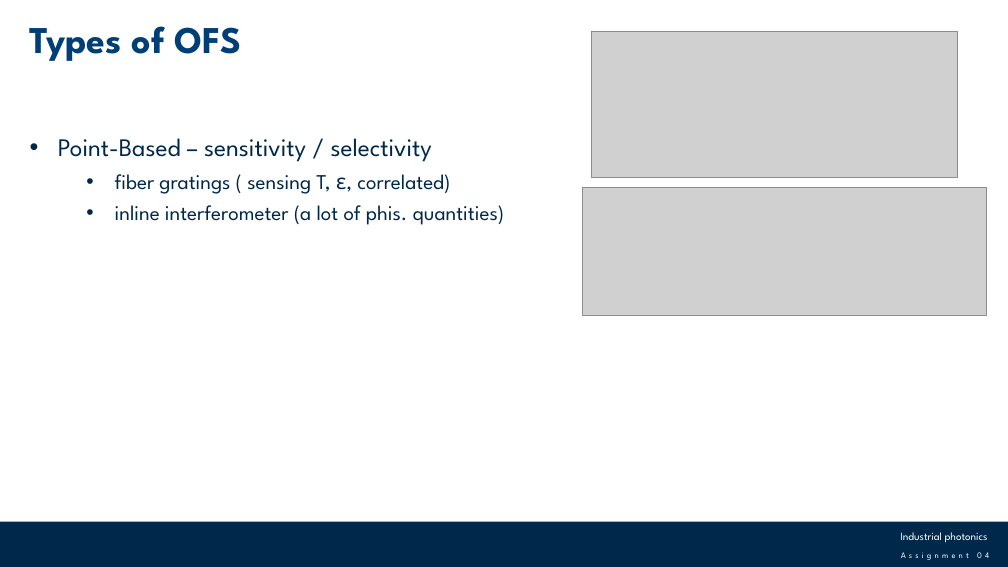
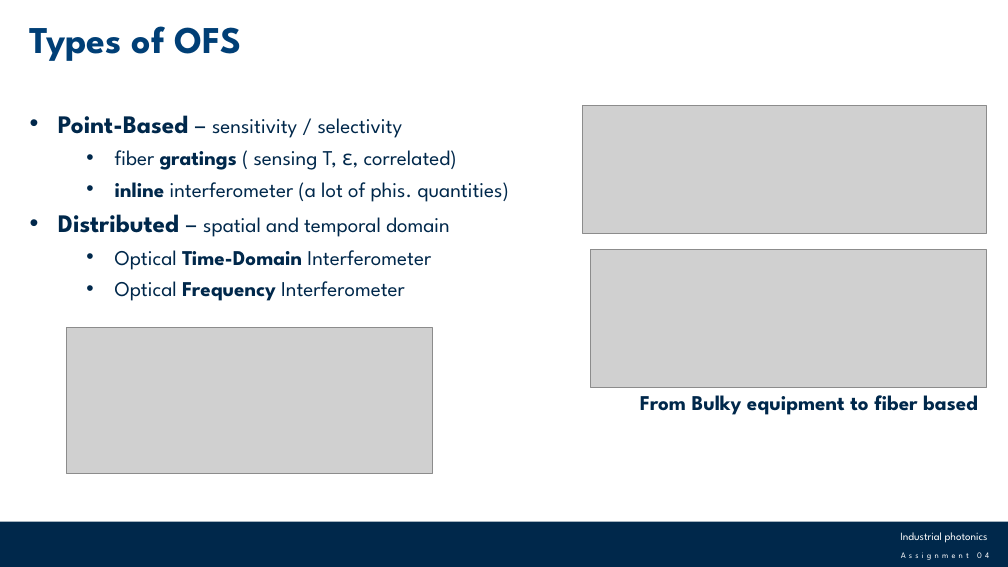
Before and after one commit to arielpriarone/IndustrialPhotonics, a slide deck: slide 4 of report_04.pptx. Drawn at 1008x567 pixels with LibreOffice and Linux fonts; fonts in the diff are those of the drawing; grey boxes stand for pictures; background and template pictures are left out. Boxes give left, top, right and bottom in pixels: in the first picture for what was removed or moved away, otherwise in the second. Text is boxed around its words. In the diff, an @@ line names an element or a change of style, - is before the commit and + after.

```diff
--- a/report_04.pptx
+++ b/report_04.pptx
@@ text "Point-Based – sensitivity / selectivity": place and size @@
-text "Point-Based – sensitivity / selectivity" at box(58, 138, 505, 225)
+text "Point-Based – sensitivity / selectivity" at box(58, 115, 509, 301)
@@ text at box(58, 115, 509, 202): size 24 to 20 pt in "sensitivity / selectivity"; bold on in "Point-Based", "gratings", "inline" @@
@@ picture: place and size @@
-picture at box(583, 188, 986, 315)
+picture at box(583, 105, 986, 233)
@@ text at box(58, 214, 450, 301): paragraphs added @@
+• Distributed – spatial and temporal domain
+  • Optical Time-Domain Interferometer
+  • Optical Frequency Interferometer
@@ picture added at box(591, 250, 986, 387) @@
@@ picture: place and size @@
-picture at box(592, 31, 958, 177)
+picture at box(67, 327, 433, 473)
@@ text added at box(640, 395, 978, 415), 20 pt, text #00284B, bold @@
+From Bulky equipment to fiber based
```
Also in this commit, not shown: 2 slides added, 1 other file.
